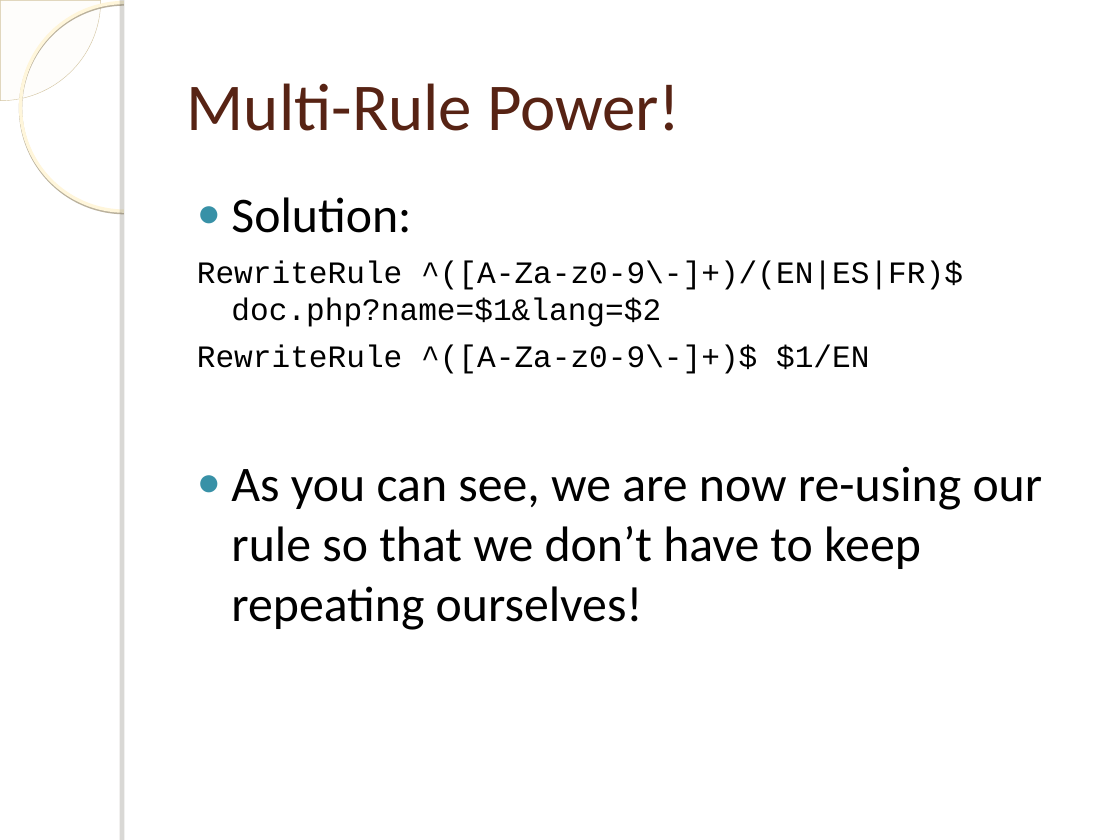
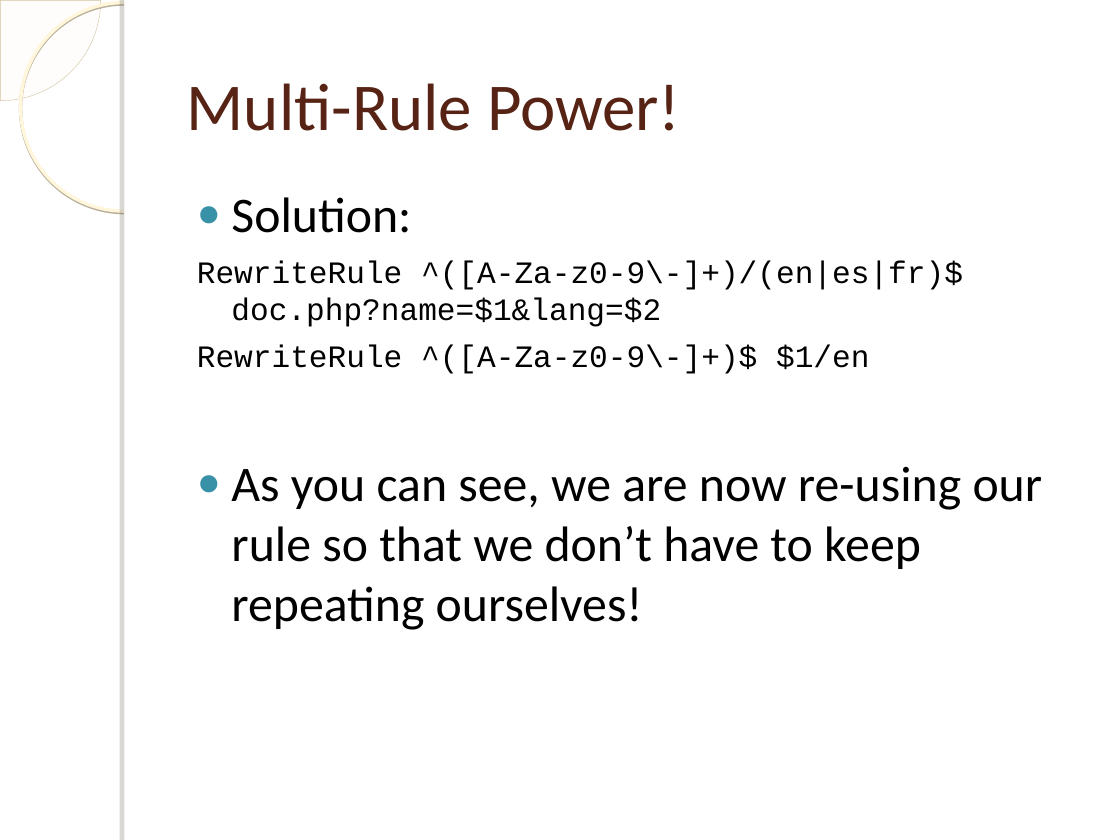
Before and after one commit to jokeofweek/Rewrite, a slide deck: slide 15 of URL Rewriting.ppt. Drawn at 1120x840 pixels with LibreOffice and Linux fonts; fonts in the diff are those of the drawing; background and template pictures are left out. Boxes give left, top, right and bottom in pixels: in the first picture for what was removed or moved away, otherwise in the second. Text is boxed around its words. In the diff, an @@ line names an element or a change of style, - is before the commit and + after.

Commit message:
Fixed typo.

```diff
--- a/URL Rewriting.ppt
+++ b/URL Rewriting.ppt
@@ text at (x1=197, y1=260, x2=963, y2=374): text changed @@
-RewriteRule ^([A-Za-z0-9\-]+)/(EN|ES|FR)$ doc.php?name=$1&lang=$2
-RewriteRule ^([A-Za-z0-9\-]+)$ $1/EN
+RewriteRule ^([A-Za-z0-9\-]+)/(en|es|fr)$ doc.php?name=$1&lang=$2
+RewriteRule ^([A-Za-z0-9\-]+)$ $1/en
```
Also in this commit, not shown: 1 other slide changed.
